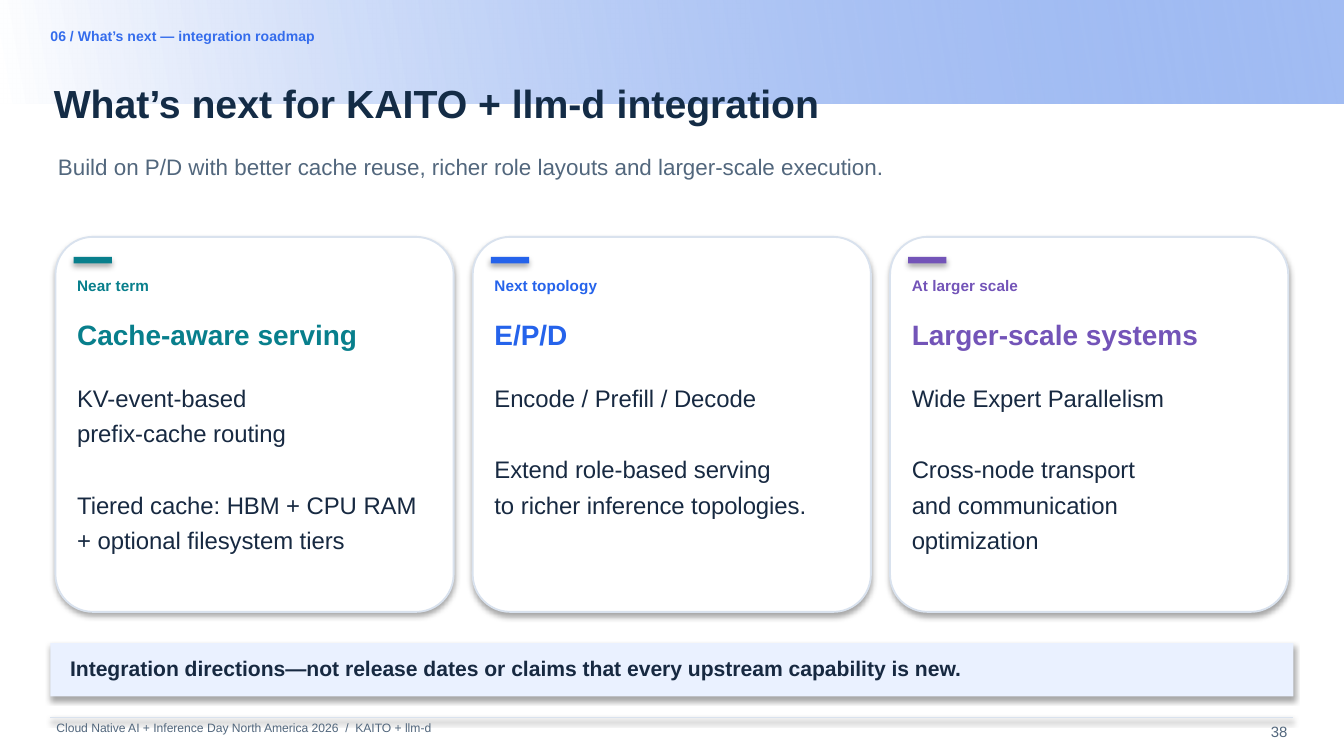
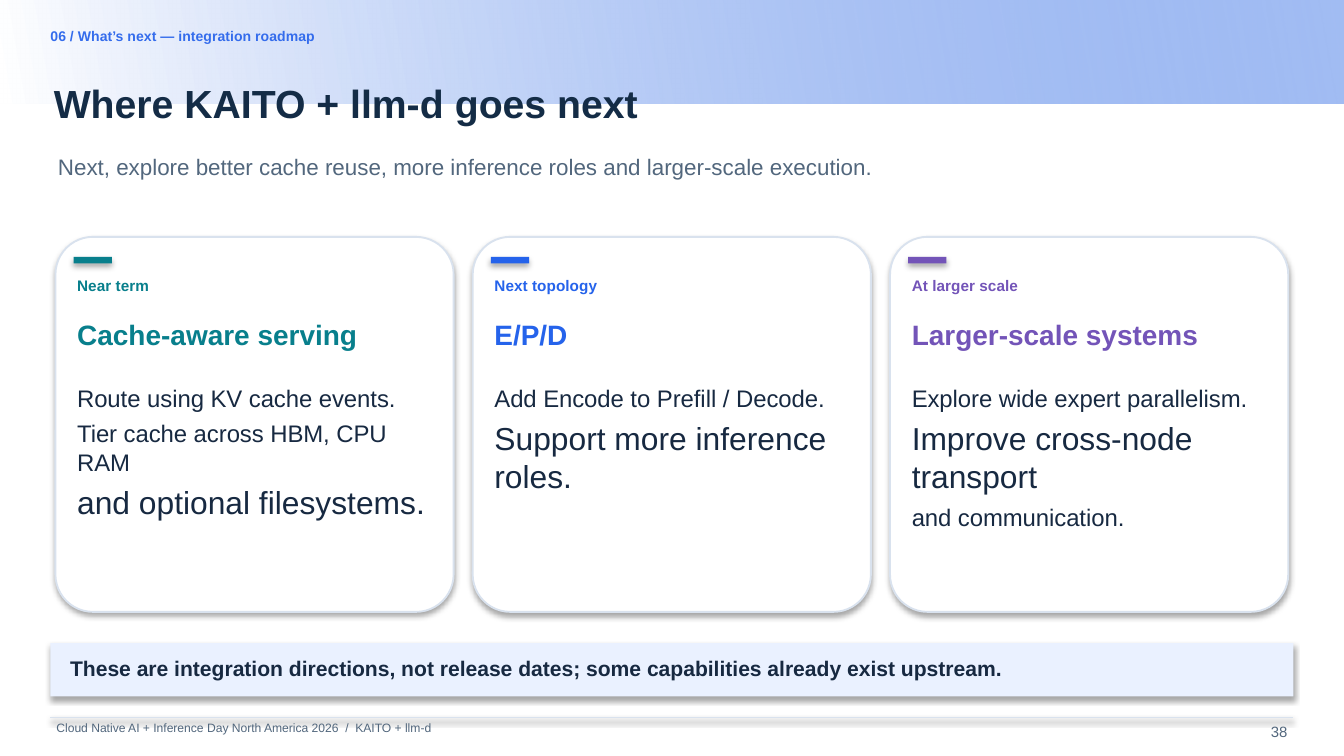
Before and after one commit to andyzhangx/demo, a slide deck: slide 38 of llm/pd-disaggregation/kubecon-na-2026-pd-disaggregation-kaito-llmd.pptx. Drawn at 1344x756 pixels with LibreOffice and Linux fonts; fonts in the diff are those of the drawing; background and template pictures are left out. Boxes give left, top, right and bottom in pixels: in the first picture for what was removed or moved away, otherwise in the second. Text is boxed around its words. In the diff, an @@ line names an element or a change of style, - is before the commit and + after.

```diff
--- a/llm/pd-disaggregation/kubecon-na-2026-pd-disaggregation-kaito-llmd.pptx
+++ b/llm/pd-disaggregation/kubecon-na-2026-pd-disaggregation-kaito-llmd.pptx
@@ text at <box>54,89,638,126</box>: text changed @@
-What’s next for KAITO + llm-d integration
+Where KAITO + llm-d goes next
@@ text at <box>58,159,872,180</box>: text changed @@
-Build on P/D with better cache reuse, richer role layouts and larger-scale execution.
+Next, explore better cache reuse, more inference roles and larger-scale execution.
@@ text at <box>77,389,425,520</box>: text changed @@
-KV-event-based
-prefix-cache routing
-Tiered cache: HBM + CPU RAM
-+ optional filesystem tiers
+Route using KV cache events.
+Tier cache across HBM, CPU RAM
+and optional filesystems.
@@ text at <box>494,389,827,489</box>: text changed @@
-Encode / Prefill / Decode
-Extend role-based serving
-to richer inference topologies.
+Add Encode to Prefill / Decode.
+Support more inference roles.
@@ text at <box>912,389,1247,527</box>: text changed @@
-Wide Expert Parallelism
-Cross-node transport
-and communication
-optimization
+Explore wide expert parallelism.
+Improve cross-node transport
+and communication.
@@ text at <box>70,660,1002,681</box>: text changed @@
-Integration directions—not release dates or claims that every upstream capability is new.
+These are integration directions, not release dates; some capabilities already exist upstream.
```
Also in this commit, not shown: 48 other slides changed.
